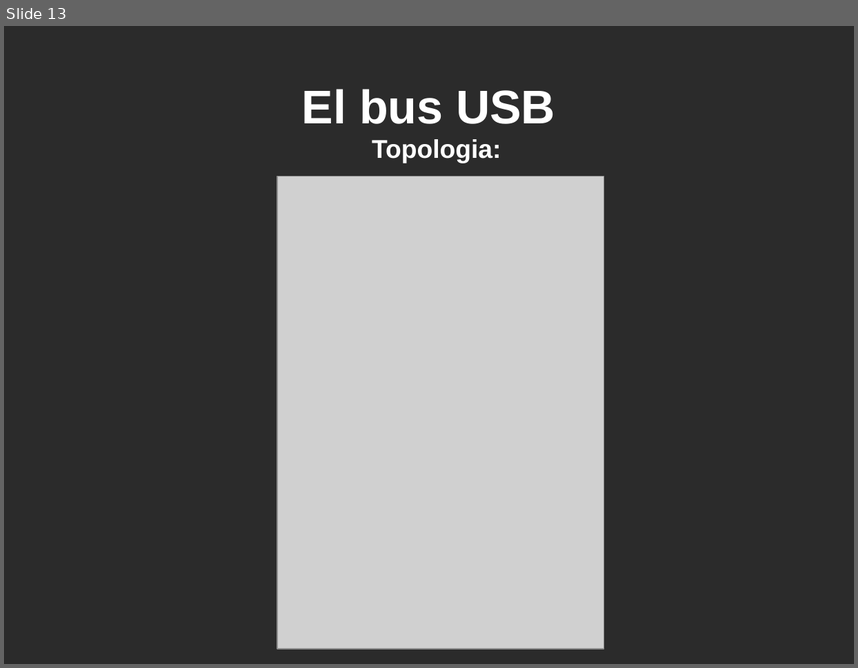
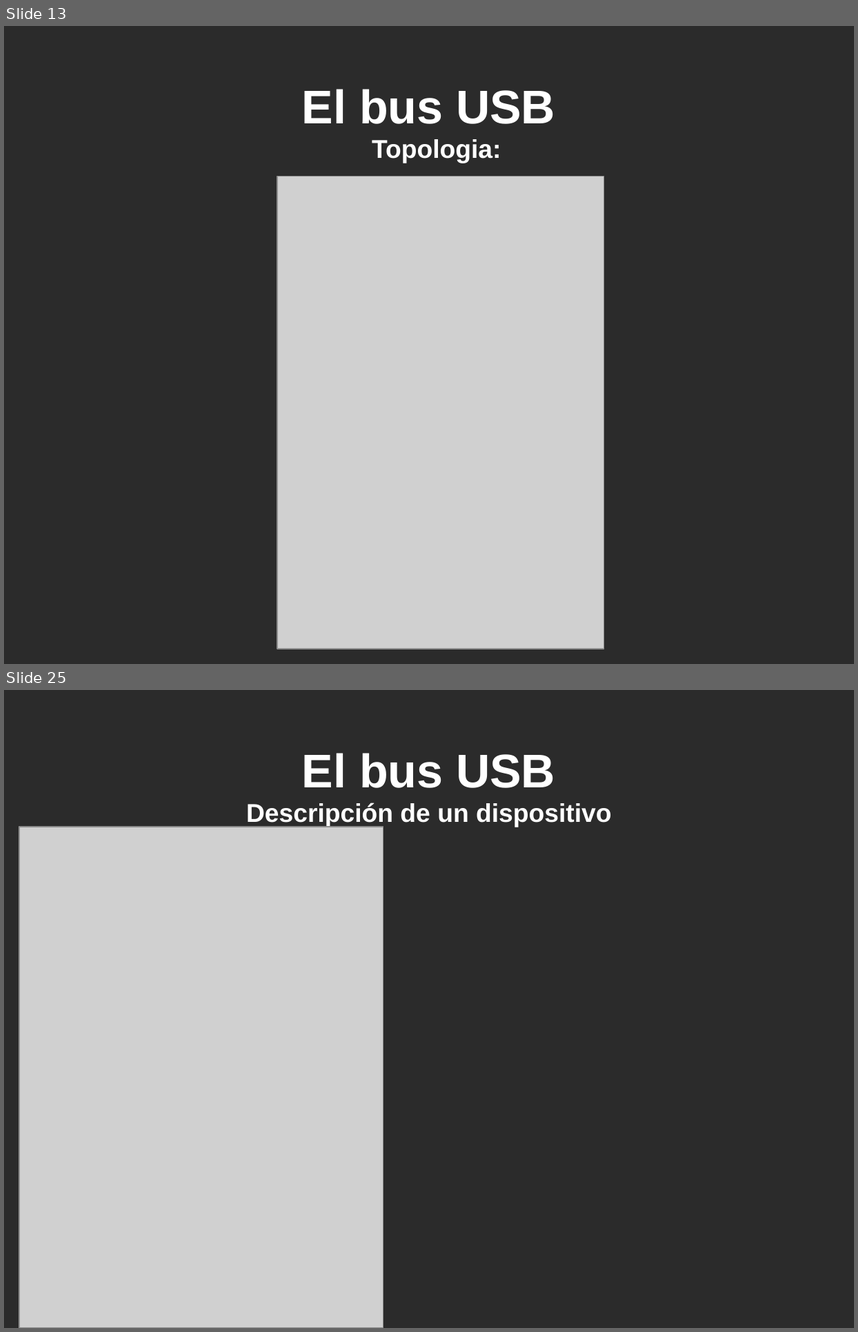
Before and after one commit to martinribelotta/curso_cm3_2011_docs, a slide deck: Curso Cortex M3 UTN Dia2.odp. Shown one above the other, each under a label of ours: slide 13 before the commit, slides 13 and 25 after it; the slides between them are not shown. The pictures are 858x668 and 858x1332 pixels, drawn with LibreOffice and Linux fonts; fonts in the diff are those of the drawing; grey boxes stand for pictures; background and template pictures are left out; a plain dark background stands for a picture behind light text. Boxes give left, top, right and bottom in pixels: in the first picture for what was removed or moved away, otherwise in the second. Text is boxed around its words. In the diff, an @@ line names an element or a change of style, - is before the commit and + after.

```diff
--- a/Curso Cortex M3 UTN Dia2.odp
+++ b/Curso Cortex M3 UTN Dia2.odp
@@ slide 25 added at bbox=[4, 690, 854, 1328], background picture (left out) @@
@@ title added at bbox=[302, 753, 555, 788], 44 pt, text #FFFFFF, bold @@
+El bus USB
@@ title added at bbox=[246, 802, 611, 827], 24 pt, text #FFFFFF, bold @@
+Descripción de un dispositivo
@@ picture added at bbox=[19, 827, 383, 1328] @@
```
Also in this commit, not shown: 2 slides changed, 15 other slides added, 1 other file.
